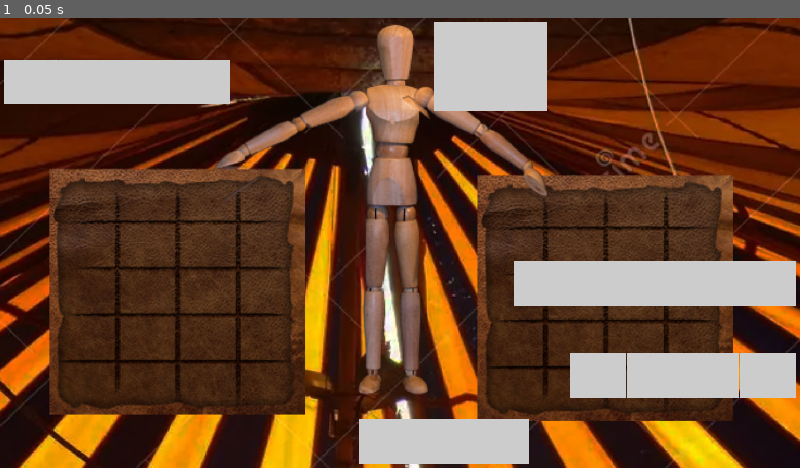
Above: before the commit, frame 1.
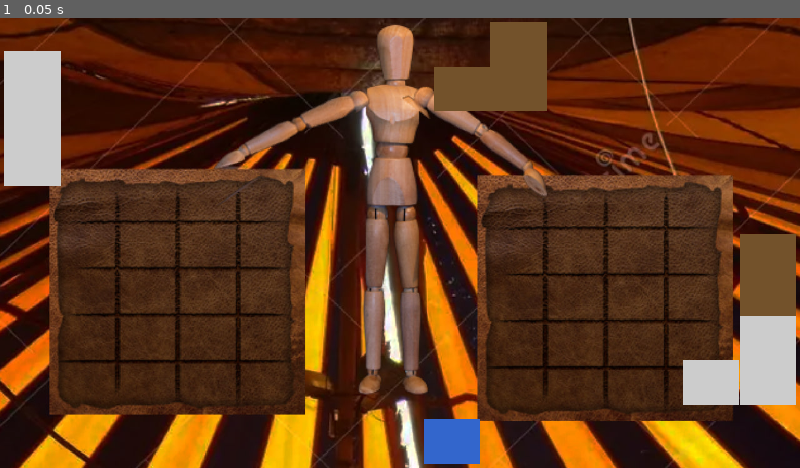
Above: after the commit, the same moment.

Repository: Ultragliass/equilibrium
Game: Godot game, scene res://scenes/Main.tscn
Two runs of this game, one before a commit and one after it. Both use one fixed random seed, a clock stepped at 60 frames per second and the inputs below.
Inputs:
- Up to frame 1 (0.05 s): no input

The runs differ from the first frame. In frame 1, 15% of the frame differs, in the area x 0-100%, y 0-100%.

Commit message:
Add random item generation based on categories. Colorcode items based on category.

Diff:
--- a/project.godot
+++ b/project.godot
@@ -10,7 +10,7 @@
 
 [application]
 
-config/name="Untitled Time Management Game"
+config/name="Equilibrium"
 run/main_scene="res://scenes/Main.tscn"
 config/features=PackedStringArray("4.3", "GL Compatibility")
 config/icon="res://icon.svg"
--- a/scripts/background.gd
+++ b/scripts/background.gd
@@ -9,8 +9,7 @@
     print("Rotated shape: ", rotated_shape)
 
     # Update the data with rotated shape
-    data.shape = rotated_shape
-    data.init(rotated_shape)
+    data.init(rotated_shape, data.category)
 
     # Calculate target position for the dropped item
     var target_pos = _calculate_target_position(rotated_shape)
@@ -37,7 +36,7 @@
 # Helper function to handle reparenting
 func _handle_reparenting(data):
     if data.get_parent().name != "Main":
-        print("Reparenting item from grid")  # Debug print
+        print("Reparenting item from grid") # Debug print
         var grid_manager = $"/root/Main/WeekdayGridManager"
         grid_manager.remove_item_from_grid(data)
         data.reparent(get_parent())
--- a/scripts/drag_preview.gd
+++ b/scripts/drag_preview.gd
@@ -34,7 +34,7 @@
     var rotated_shape = _get_rotated_shape()
 
     # Update preview with new shape
-    drag_preview.init(rotated_shape)
+    drag_preview.init(rotated_shape, drag_preview.category)
     _update_preview_position(rotated_shape)
 
 # Returns the shape after applying current rotation
--- a/scripts/grid_manager.gd
+++ b/scripts/grid_manager.gd
@@ -110,7 +110,7 @@
 
 	var grid_coords = get_grid_coordinates(get_global_mouse_position())
 	data.shape = _get_rotated_shape(data.shape)
-	data.init(data.shape)
+	data.init(data.shape, data.category)
 
 	remove_item_from_grid(data)
 	remove_drop_preview()
@@ -165,6 +165,7 @@
 	drop_preview = Global.drag_item.duplicate()
 	drop_preview.modulate = Color(1, 1, 1, 0.5)
 	drop_preview.mouse_filter = Control.MOUSE_FILTER_IGNORE
+	drop_preview.category = Global.drag_item.category
 
 	# Reset all control properties
 	drop_preview.position = Vector2.ZERO
@@ -182,7 +183,7 @@
 # Helper function to update preview transform
 func _update_preview_transform(coords: Vector2, shape: Array) -> void:
 	drop_preview.shape = shape
-	drop_preview.init(shape)
+	drop_preview.init(shape, drop_preview.category)
 	drop_preview.position = coords * cell_size
 	last_preview_pos = coords
 	last_preview_rotation = Global.current_rotation
--- a/scripts/item.gd
+++ b/scripts/item.gd
@@ -1,9 +1,18 @@
 extends Control
 
 var shape: Array = []
+var category: String
 
-func init(item_shape: Array):
+const ITEM_COLORS = {
+    "iron": Color(0.4, 0.4, 0.4),
+    "stone": Color(0.8, 0.8, 0.8),
+    "earth": Color(0.45, 0.32, 0.17),
+    "water": Color(0.2, 0.4, 0.8)
+}
+
+func init(item_shape: Array, item_category: String):
 	shape = item_shape
+	category = item_category
 	print("Initializing item with shape: ", shape)
 	_build_shape()
 
@@ -29,7 +38,7 @@
 # Helper function to create a single block
 func _create_block(row: int, col: int) -> ColorRect:
 	var block = ColorRect.new()
-	block.color = Color(0.8, 0.8, 0.8)
+	block.color = ITEM_COLORS[category]
 	block.custom_minimum_size = Vector2(Global.cell_size.width, Global.cell_size.height)
 	block.position = Vector2(col, row) * Vector2(Global.cell_size.width, Global.cell_size.height)
 	block.mouse_filter = Control.MOUSE_FILTER_PASS
@@ -57,7 +66,7 @@
 # Helper function to create drag preview
 func _create_drag_preview() -> DragPreviewControl:
 	var drag_preview = duplicate()
-	drag_preview.init(shape)
+	drag_preview.init(shape, category)
 	drag_preview.modulate.a = 0.5
 
 	var preview_control = DragPreviewControl.new()
--- a/scripts/main.gd
+++ b/scripts/main.gd
@@ -23,8 +23,10 @@
 # Creates a new item with random shape
 func create_random_item() -> Control:
 	var item = ITEM_SCENE.instantiate()
-	var shape = Global.ITEMS["iron"][randi() % Global.ITEMS["iron"].size()]
-	item.init(shape)
+	var categories = Global.ITEMS.keys()
+	var category = categories[randi() % categories.size()]
+	var shape = Global.ITEMS[category][randi() % Global.ITEMS[category].size()]
+	item.init(shape, category)
 	return item
 
 # Calculate item position based on edge
